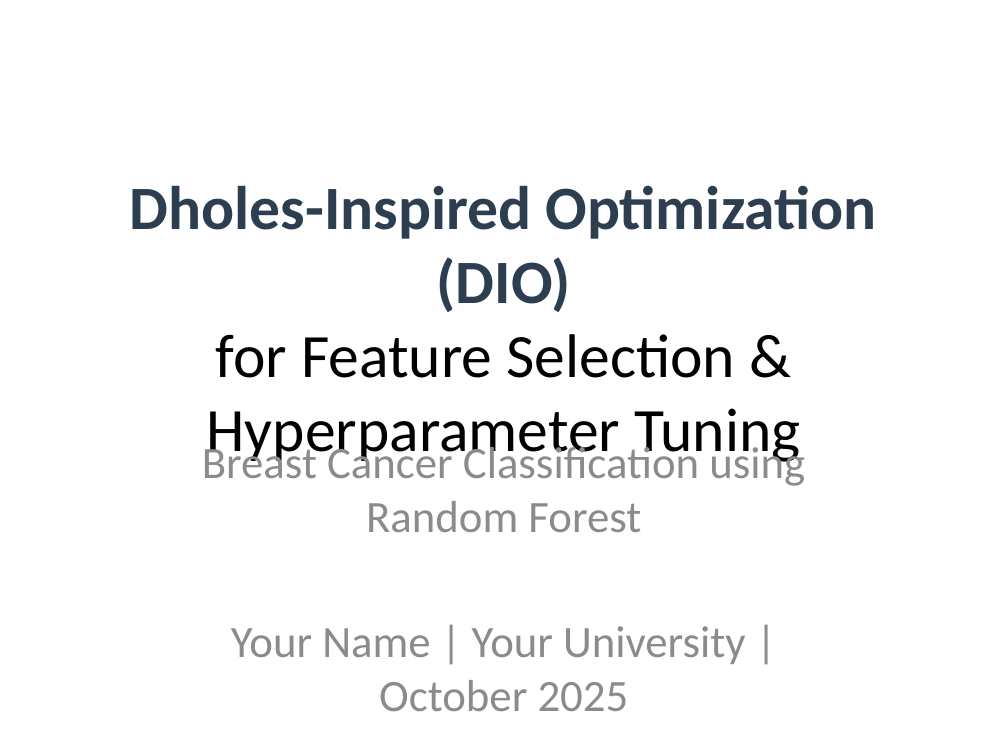
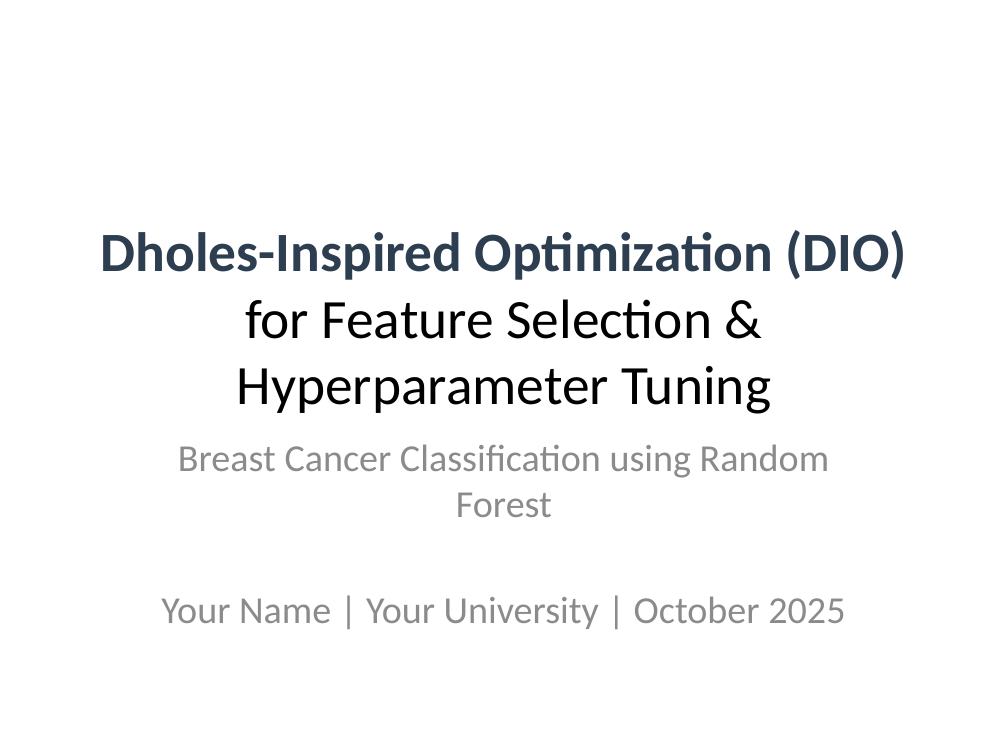
Before and after one commit to amine-dubs/dio-optimization, a slide deck: slide 1 of Presentation/DIO_Research_Presentation.pptx. Drawn at 1008x756 pixels with LibreOffice and Linux fonts; fonts in the diff are those of the drawing. Boxes give left, top, right and bottom in pixels: in the first picture for what was removed or moved away, otherwise in the second. Text is boxed around its words. In the diff, an @@ line names an element or a change of style, - is before the commit and + after.

```diff
--- a/Presentation/DIO_Research_Presentation.pptx
+++ b/Presentation/DIO_Research_Presentation.pptx
@@ title "Dholes-Inspired Optimization (DIO)" at [101,230,907,414]: size 44 to 39.6 pt @@
@@ subtitle "Breast Cancer Classification using Random ..." at [161,444,845,629]: size 32 to 27.2 pt @@
```
Also in this commit, not shown: 5 other slides changed, 1 other file.
